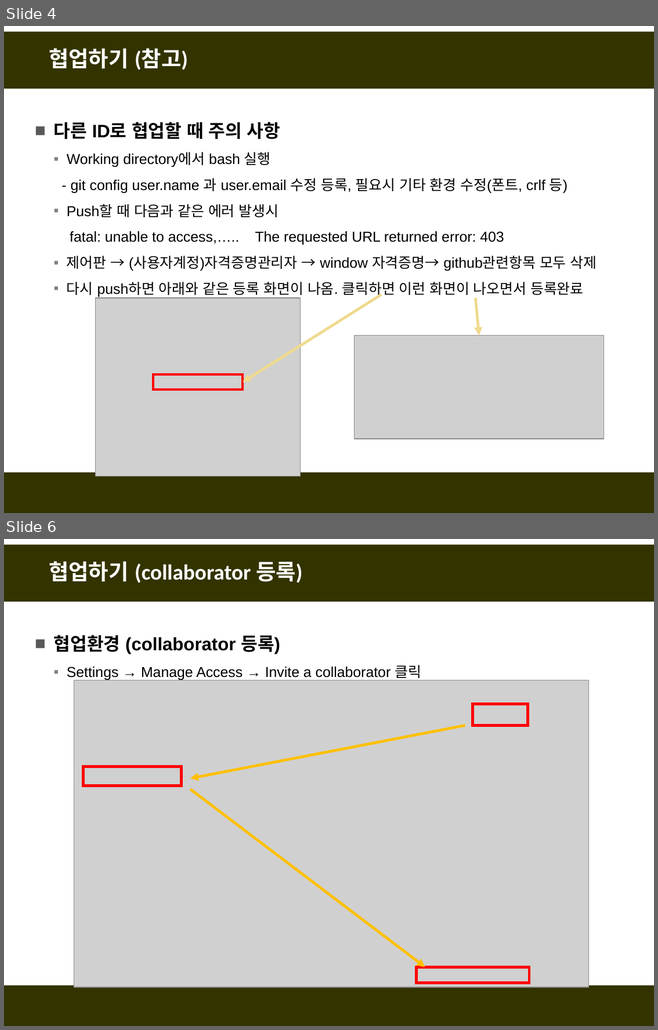
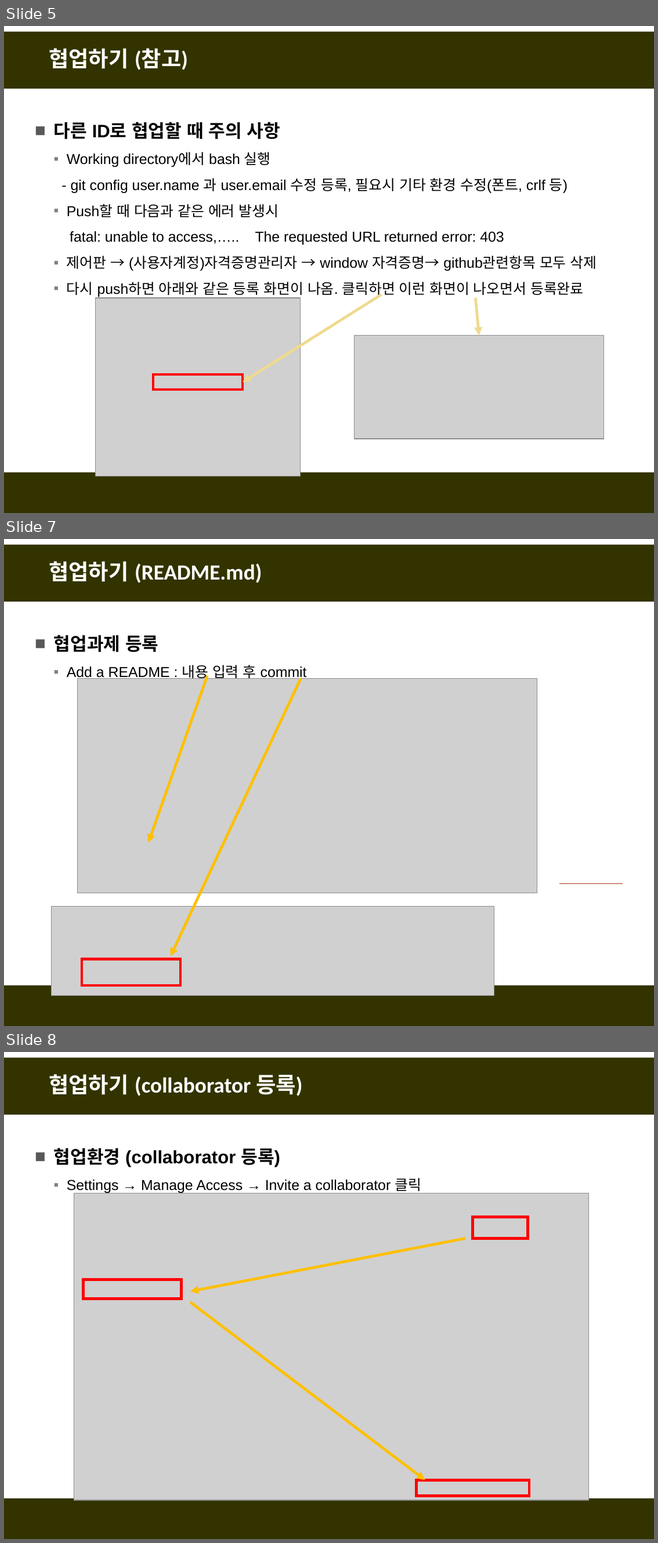
Before and after one commit to fasthill/github-lecture, a slide deck: git및github첫걸음4-협업하기.pptx. Shown one above the other, each under a label of ours: slides 4 and 6 before the commit, slides 5, 7 and 8 after it; the slides between them are not shown. The pictures are 658x1030 and 658x1543 pixels, drawn with LibreOffice and Linux fonts; fonts in the diff are those of the drawing; grey boxes stand for pictures. Boxes give left, top, right and bottom in pixels: in the first picture for what was removed or moved away, otherwise in the second. Text is boxed around its words. In the diff, an @@ line names an element or a change of style, - is before the commit and + after.

```diff
--- a/git및github첫걸음4-협업하기.pptx
+++ b/git및github첫걸음4-협업하기.pptx
@@ slide 7 added at [4, 539, 654, 1026], background #FFFFFF; not listed: 2 template elements that a slide beside it also shows @@
@@ title added at [49, 561, 262, 583], 24 pt, text #FFFFFF, bold @@
+협업하기 (README.md)
@@ text added at [54, 635, 307, 681], 16 pt, text #000000 @@
+■ 협업과제 등록
+  ▪ Add a README : 내용 입력 후 commit
@@ arrow added from (208, 675) to (148, 843), #FFC000 3 pt @@
@@ picture added at [78, 679, 536, 893] @@
@@ arrow added from (301, 679) to (170, 956), #FFC000 3 pt @@
@@ line added from (558, 884) to (622, 884), #A5300F 0.5 pt @@
@@ picture added at [52, 907, 494, 996] @@
@@ rectangle added at [82, 959, 181, 986], outline #FF0000 3 pt @@
@@ what was slide 4 is now slide 5 @@
@@ what was slide 6 is now slide 8 @@
```
Also in this commit, not shown: 5 slides changed, 1 other slide added.
